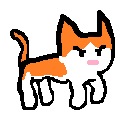
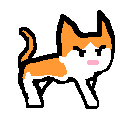
The second 128px x 128px image is a revision of the first. Changes to its layers:
renamed "tileHeroWalk.png copy #2" to "tileHeroWalk.png copy", painted on it over [10, 21, 115, 110]
hid "tileHeroWalk.png copy #1", painted on it over [10, 21, 115, 110]
painted on "tileHeroWalk.png" over [21, 21, 112, 80]
